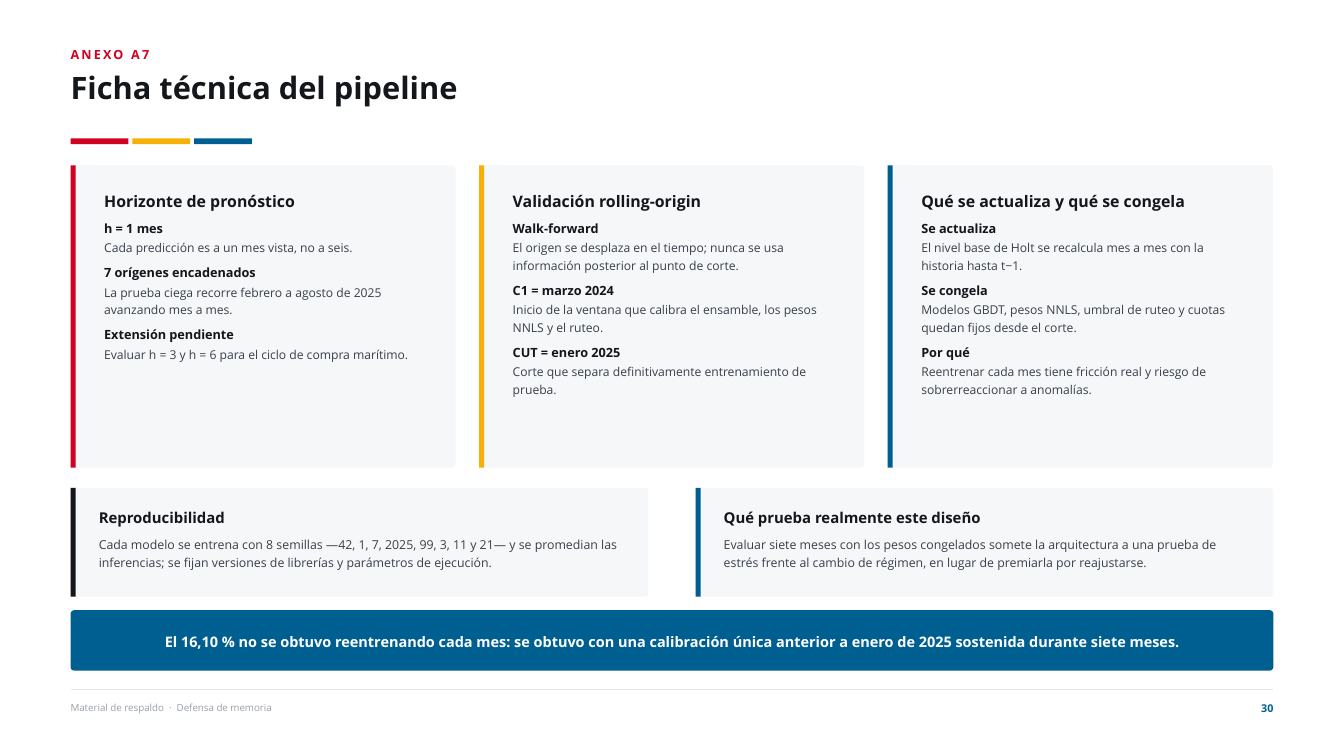
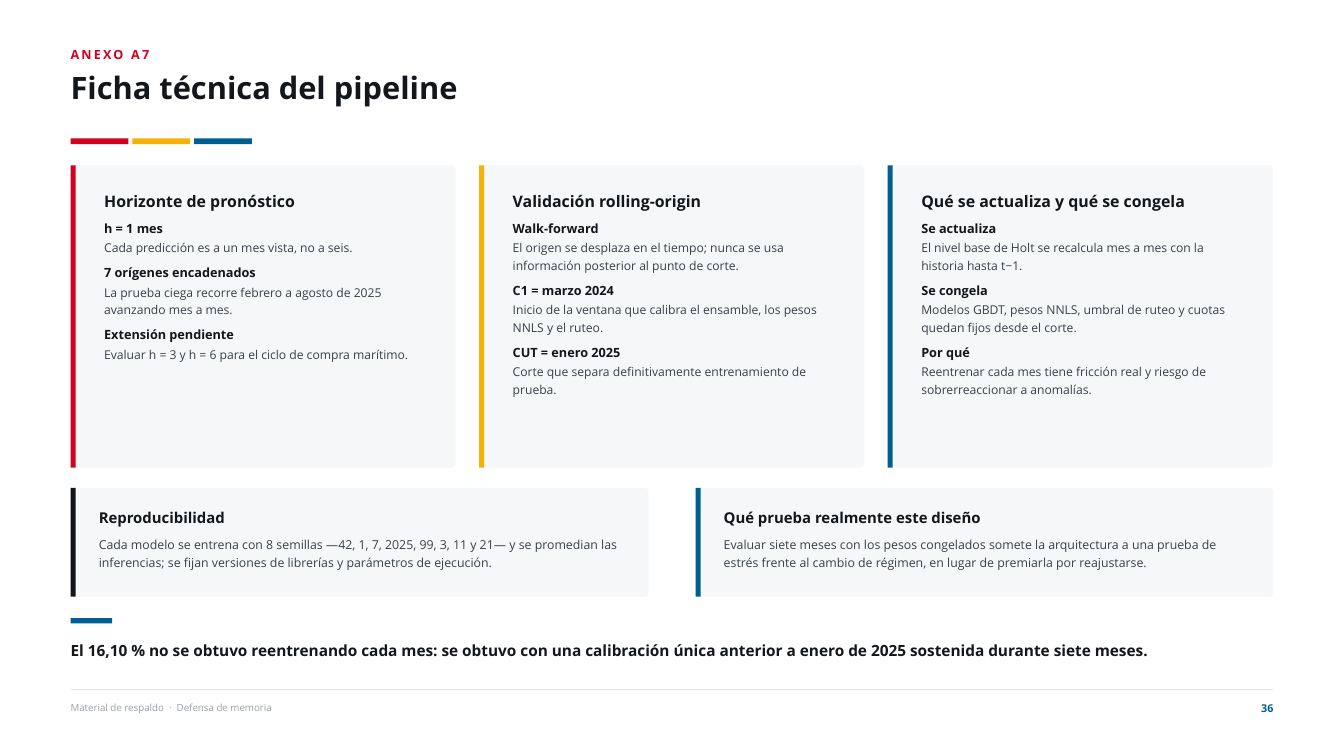
Before and after one commit to joako0o/PPT, a slide deck: slide 36 of Defensa_Tesis_Estructurada.pptx (slide 30 before the commit). Drawn at 1344x756 pixels with LibreOffice and Linux fonts; fonts in the diff are those of the drawing. Boxes give left, top, right and bottom in pixels: in the first picture for what was removed or moved away, otherwise in the second. Text is boxed around its words. In the diff, an @@ line names an element or a change of style, - is before the commit and + after.

```diff
--- a/Defensa_Tesis_Estructurada.pptx
+++ b/Defensa_Tesis_Estructurada.pptx
@@ rounded rectangle removed at (x1=71, y1=610, x2=1273, y2=671) @@
@@ rectangle added at (x1=71, y1=618, x2=112, y2=623), fill #005F91 @@
@@ text "El 16,10 % no se ..." moved from (x1=165, y1=636, x2=1180, y2=649) to (x1=71, y1=644, x2=1148, y2=658) @@
@@ text "El 16,10 % no se ..." at (x1=71, y1=644, x2=1148, y2=658): size 15.5 to 16.5 pt, text colour #FFFFFF to #13161B; alignment centre to left; line spacing 1.18 to 1.28; vertical alignment middle to top @@
```
Also in this commit, not shown: 35 other slides changed, 6 slides added, 4 other files.
